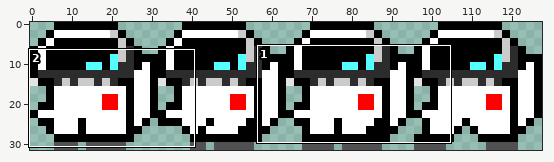
Two versions of one pixel-art file, assets/spacepsn.ase. Above: a wide view before the commit, with the close-up outlined.
Close-up. Before:
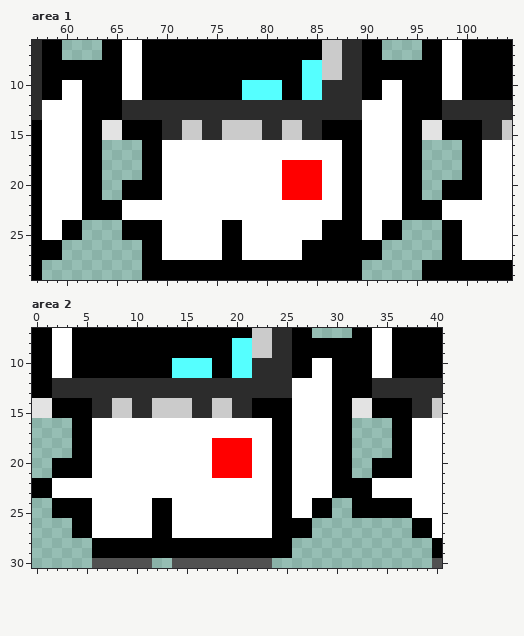
128x32 pixels, 1 frame. Shown: area 1: x 57..104, y 6..29; area 2: x 0..40, y 7..30.
The result:
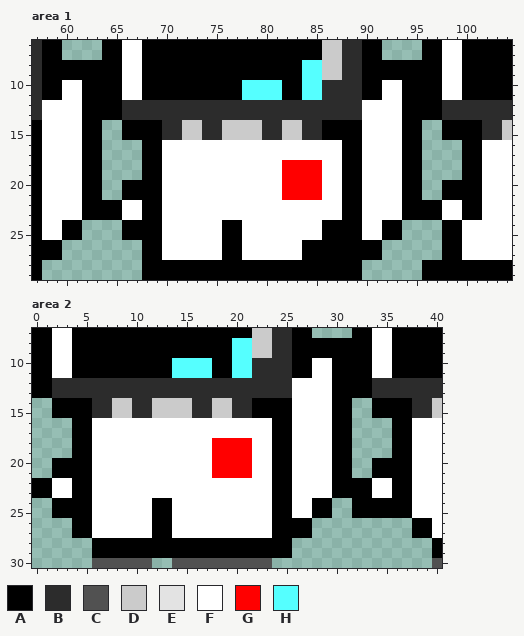
Palette (. is transparent): A #000000  B #2c2c2c  C #515151  D #cbcbcb  E #e3e3e3  F #ffffff  G #ff0000  H #55ffff
The author wrote: Made spaceperson look a little less silly
Diff:
--- area 1
@@ x 57..104 @@
 13 BFFFFAAAABBBBBBBBBBBBBBBBBBBBBBBBFFFFAAAABBBBBBB
-14 AFFFFAAEEAAAABBDDBBDDDDBBDDBBAAAAFFFFAAEEAAAABBD
-15 AFFFFAAEEAAAABBDDBBDDDDBBDDBBAAAAFFFFAAEEAAAABBD
+14 AFFFFAA..AAAABBDDBBDDDDBBDDBBAAAAFFFFAA..AAAABBD
+15 AFFFFAA..AAAABBDDBBDDDDBBDDBBAAAAFFFFAA..AAAABBD
 16 AFFFFAA....AAFFFFFFFFFFFFFFFFFFAAFFFFAA....AAFFF
@@ x 57..104 @@
 21 AFFFFAA..AAAAFFFFFFFFFFFFGGGGFFAAFFFFAA..AAAAFFF
-22 AFFFFAAAAFFFFFFFFFFFFFFFFFFFFFFAAFFFFAAAAFFFFFFF
-23 AFFFFAAAAFFFFFFFFFFFFFFFFFFFFFFAAFFFFAAAAFFFFFFF
+22 AFFFFAAAAFFAAFFFFFFFFFFFFFFFFFFAAFFFFAAAAFFAAFFF
+23 AFFFFAAAAFFAAFFFFFFFFFFFFFFFFFFAAFFFFAAAAFFAAFFF
 24 AFFAA....AAAAFFFFFFAAFFFFFFFFAAAAFFAA....AAFFFFF
--- area 2
@@ x 0..40 @@
 13 AABBBBBBBBBBBBBBBBBBBBBBBBFFFFAAAABBBBBBB
-14 EEAAAABBDDBBDDDDBBDDBBAAAAFFFFAAEEAAAABBD
-15 EEAAAABBDDBBDDDDBBDDBBAAAAFFFFAAEEAAAABBD
+14 ..AAAABBDDBBDDDDBBDDBBAAAAFFFFAA..AAAABBD
+15 ..AAAABBDDBBDDDDBBDDBBAAAAFFFFAA..AAAABBD
 16 ....AAFFFFFFFFFFFFFFFFFFAAFFFFAA....AAFFF
@@ x 0..40 @@
 21 ..AAAAFFFFFFFFFFFFGGGGFFAAFFFFAA..AAAAFFF
-22 AAFFFFFFFFFFFFFFFFFFFFFFAAFFFFAAAAFFFFFFF
-23 AAFFFFFFFFFFFFFFFFFFFFFFAAFFFFAAAAFFFFFFF
+22 AAFFAAFFFFFFFFFFFFFFFFFFAAFFFFAAAAFFAAFFF
+23 AAFFAAFFFFFFFFFFFFFFFFFFAAFFFFAAAAFFAAFFF
 24 ..AAAAFFFFFFAAFFFFFFFFFFAAFFAA..AAAAAAFFF
